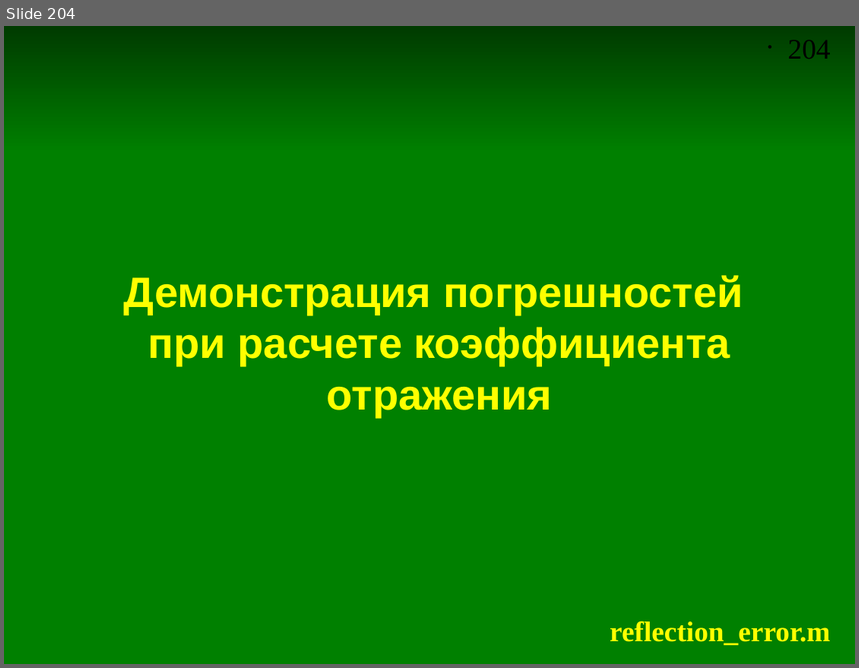
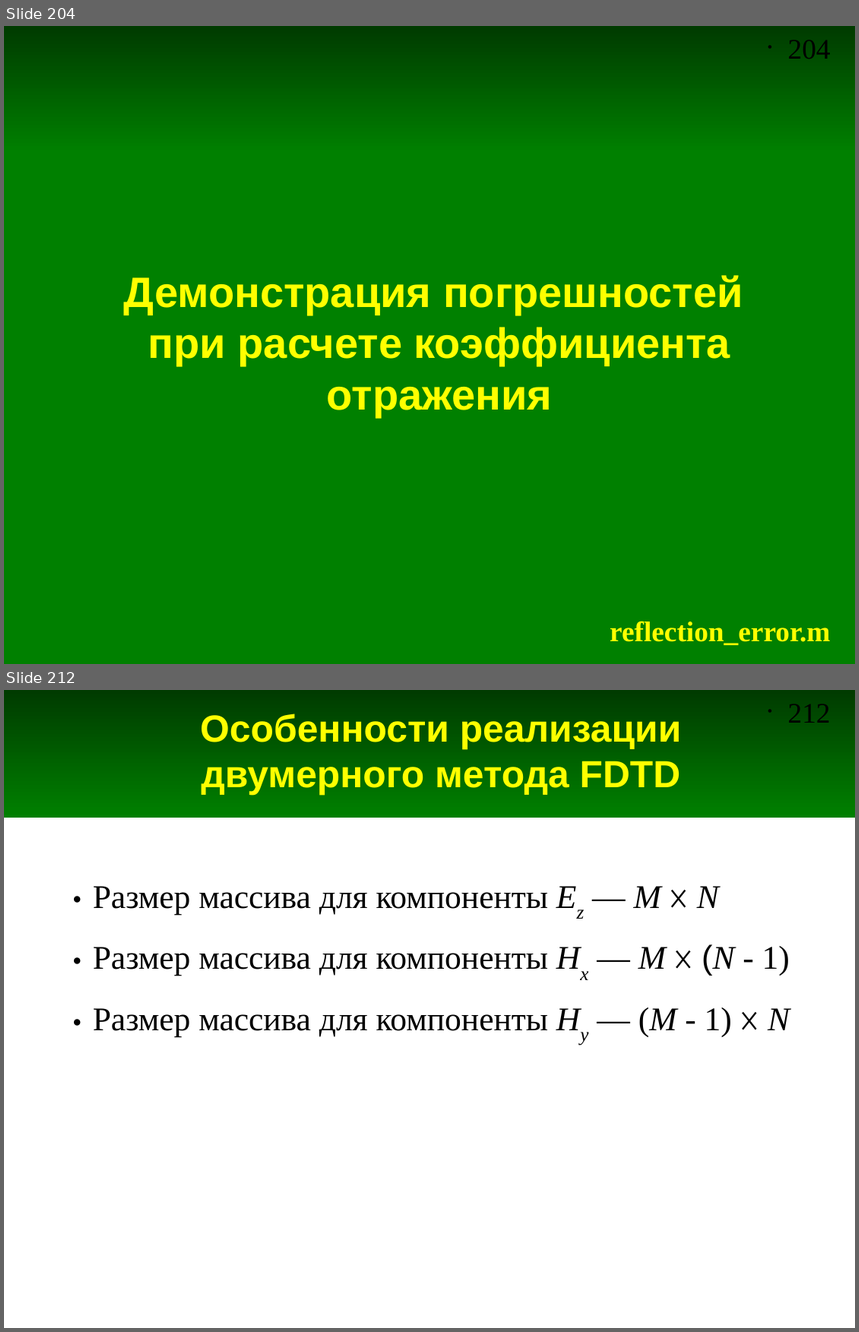
Before and after one commit to andris0147sv/modelling, a slide deck: presentations/2. FDTD.odp. Shown one above the other, each under a label of ours: slide 204 before the commit, slides 204 and 212 after it; the slides between them are not shown. The pictures are 859x668 and 859x1332 pixels, drawn with LibreOffice and Linux fonts; fonts in the diff are those of the drawing. Boxes give left, top, right and bottom in pixels: in the first picture for what was removed or moved away, otherwise in the second. Text is boxed around its words. In the diff, an @@ line names an element or a change of style, - is before the commit and + after.

Commit message:
Добавил слайды про двумерный FDTD

```diff
--- a/presentations/2. FDTD.odp
+++ b/presentations/2. FDTD.odp
@@ slide 212 added at (4,690,855,1328), background #FFFFFF; not listed: 2 template elements that a slide beside it also shows @@
@@ title added at (200,714,682,796), 32 pt, text #FFFF00, bold @@
+Особенности реализации
+двумерного метода FDTD
@@ text added at (93,886,790,1037), 28 pt, text #000000 @@
+● Размер массива для компоненты Ez — M 𐄂 N
+● Размер массива для компоненты Hx — M 𐄂 (N - 1)
+● Размер массива для компоненты Hy — (M - 1) 𐄂 N
```
Also in this commit, not shown: 11 other slides added.
